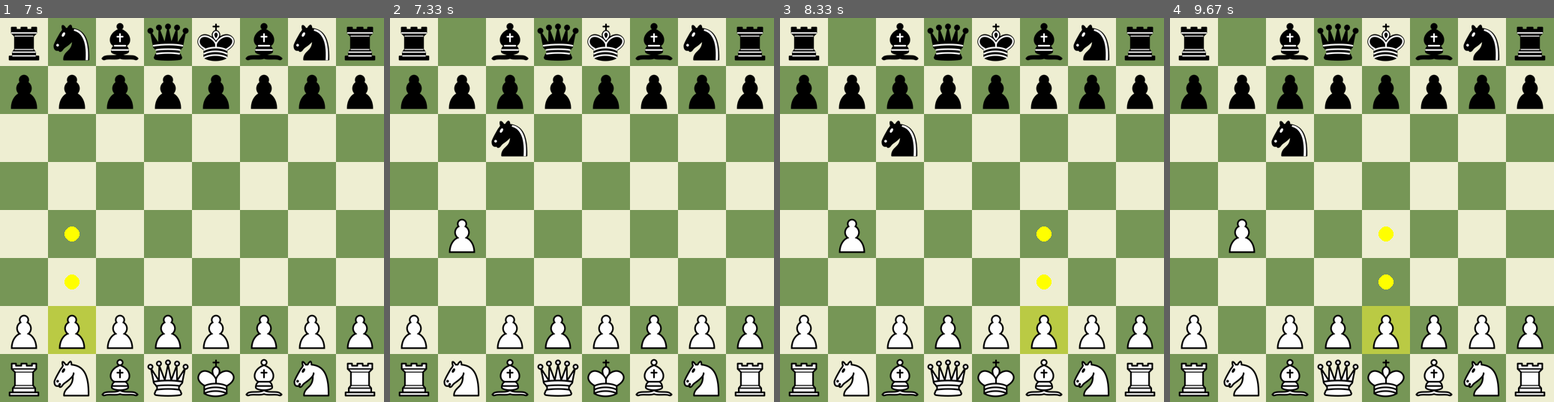
Above: before the commit, frames 1-4 (left to right).
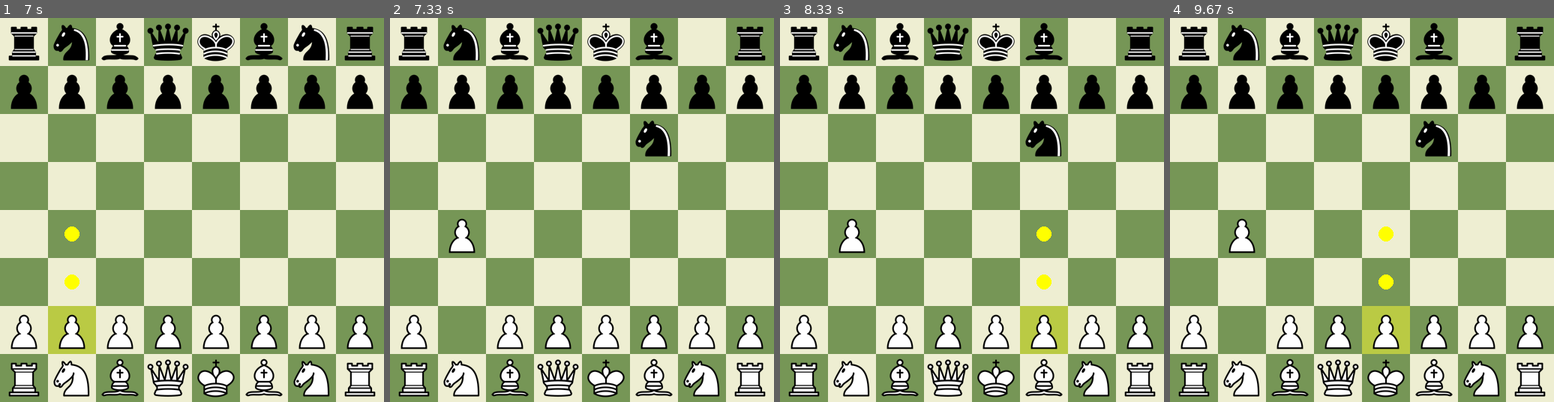
Above: after the commit, the same moments.

Repository: LeQuangMien10/ChessAI
Game: pygame game, started from main.py
Same seed, same stepped clock (60 frames per second), same inputs: the game is played once before the commit and once after it.
Inputs (mouse positions are in pixels of both pictures, inside the frame that each line leads up to):
- Up to frame 1 (7 s): click (334, 344) at 1.88 s; click (199, 79) at 2.22 s; click (172, 309) at 2.55 s; click (180, 144) at 2.88 s; click (326, 309) at 3.72 s; click (311, 202) at 4.05 s; click (76, 352) at 6.88 s
- Up to frame 2 (7.33 s): click (462, 233) at 7.22 s
- Up to frame 3 (8.33 s): click (995, 317) at 7.55 s; click (879, 110) at 7.88 s; click (1041, 336) at 8.22 s
- Up to frame 4 (9.67 s): click (1338, 94) at 8.55 s; click (1377, 313) at 9.38 s

Frame 1 is identical in both runs. In frame 2, 2.5% of the frame differs, in the area x 13-86%, y 1-37%; in frame 3, 2.5%; in frame 4, 2.5%.

Commit message:
add is_important_move, add more in evaluate_board

Diff:
--- a/changes.txt
+++ b/changes.txt
@@ -1 +1,2 @@
 8:41 PM 11/4/2025: Thêm Text hiển thị kết thúc game
+10:40 PM 11/4/2025: Thêm order_move, is_important_move để bổ trợ order_move, thêm cơ chế cho evaluate_board (chiếm tt, quân bị treo, bảo kê vua)
--- a/minimax.py
+++ b/minimax.py
@@ -13,12 +13,26 @@
 
     evaluation = 0
 
+    # 1. Trừ điểm nếu bị chiếu
+    if board_.is_check():
+        evaluation -= 30
+
+    # 2. Trung tâm bàn cờ
+    center_squares = [chess.D4, chess.E4, chess.D5, chess.E5]
+    for square in center_squares:
+        piece = board_.piece_at(square)
+        if piece:
+            if piece.color == chess.WHITE:
+                evaluation += 10
+            else:
+                evaluation -= 10
+
+    # 3. Giá trị + bonus vị trí
     for square in chess.SQUARES:
         piece = board_.piece_at(square)
         if piece:
             value = config.PIECE_VALUES[piece.piece_type]
 
-            positional_bonus = 0
             index = square if piece.color == chess.WHITE else chess.square_mirror(square)
 
             if piece.piece_type == chess.PAWN:
@@ -33,11 +47,31 @@
                 positional_bonus = config.QUEEN_POSITION_BONUS[7 - index // 8][index % 8]
             elif piece.piece_type == chess.KING:
                 positional_bonus = config.KING_POSITION_BONUS[7 - index // 8][index % 8]
+            else:
+                positional_bonus = 0
 
             total = value + positional_bonus
             evaluation += total if piece.color == chess.WHITE else -total
 
+            # 4. Phạt quân treo
+            attackers = board_.attackers(not piece.color, square)
+            defenders = board_.attackers(piece.color, square)
+            if attackers and not defenders:
+                penalty = value // 2
+                evaluation -= penalty if piece.color == chess.WHITE else -penalty
+
+    # 5. Thưởng bảo vệ vua
+    for color in [chess.WHITE, chess.BLACK]:
+        king_square = board_.king(color)
+        if king_square:
+            defenders = len(board_.attackers(color, king_square))
+            if color == chess.WHITE:
+                evaluation += defenders * 5
+            else:
+                evaluation -= defenders * 5
+
     return evaluation
+
 
 def minimax(board, depth, alpha, beta, is_maximizing):
     if depth == 0 or board.is_game_over():
@@ -49,7 +83,7 @@
 
     if is_maximizing:
         max_value = -float('inf')
-        for move in order_moves(board):
+        for move in order_moves(board):  # Sử dụng order_moves đã tích hợp is_important_move
             board.push(move)
             evaluation = minimax(board, depth - 1, alpha, beta, not is_maximizing)
             board.pop()
@@ -61,7 +95,7 @@
         return max_value
     else:
         min_value = float('inf')
-        for move in order_moves(board):
+        for move in order_moves(board):  # Sử dụng order_moves đã tích hợp is_important_move
             board.push(move)
             evaluation = minimax(board, depth - 1, alpha, beta, not is_maximizing)
             board.pop()
@@ -95,11 +129,51 @@
     return best_move
 
 
+def is_important_move(board, move):
+    # Nước chiếu
+    if board.gives_check(move):
+        return True
+
+    # Nước phong cấp
+    if move.promotion is not None:
+        return True
+
+    # Nước ăn quân
+    if board.is_capture(move):
+        captured_piece = board.piece_at(move.to_square)
+        moving_piece = board.piece_at(move.from_square)
+        if captured_piece and moving_piece:
+            captured_value = config.PIECE_VALUES[captured_piece.piece_type]
+            moving_value = config.PIECE_VALUES[moving_piece.piece_type]
+            if captured_value >= moving_value:
+                return True
+
+    # Nước đe dọa quân mạnh
+    board.push(move)
+    attacked_squares = board.attacks(move.to_square)
+    for sq in attacked_squares:
+        target_piece = board.piece_at(sq)
+        if target_piece and target_piece.color != board.turn:
+            value = config.PIECE_VALUES[target_piece.piece_type]
+            if value >= config.PIECE_VALUES[chess.ROOK]:
+                board.pop()
+                return True
+    board.pop()
+
+    return False
+
+
 def order_moves(board):
     moves = list(board.legal_moves)
 
     def move_score(move):
         score = 0
+
+        # Ưu tiên cao nếu nước đi được đánh giá là quan trọng bởi is_important_move
+        if is_important_move(board, move):
+            score += 1000  # Giá trị lớn để đảm bảo nước quan trọng đứng đầu
+
+        # Logic hiện có: ưu tiên nước ăn quân
         if board.is_capture(move):
             captured = board.piece_at(move.to_square)
             attacker = board.piece_at(move.from_square)
@@ -108,15 +182,11 @@
             else:
                 score += 50  # Ưu tiên nước bắt thường
 
+        # Logic hiện có: ưu tiên nước phong cấp
         if move.promotion:
-            score += 90  # Ưu tiên nước phong cấp
+            score += 90
 
         return -score  # Đảo dấu để sort tăng → highest score trước
 
     moves.sort(key=move_score)
     return moves
-
-
-# board = chess.Board()
-# print(evaluate_board(board))
-# print(board)
